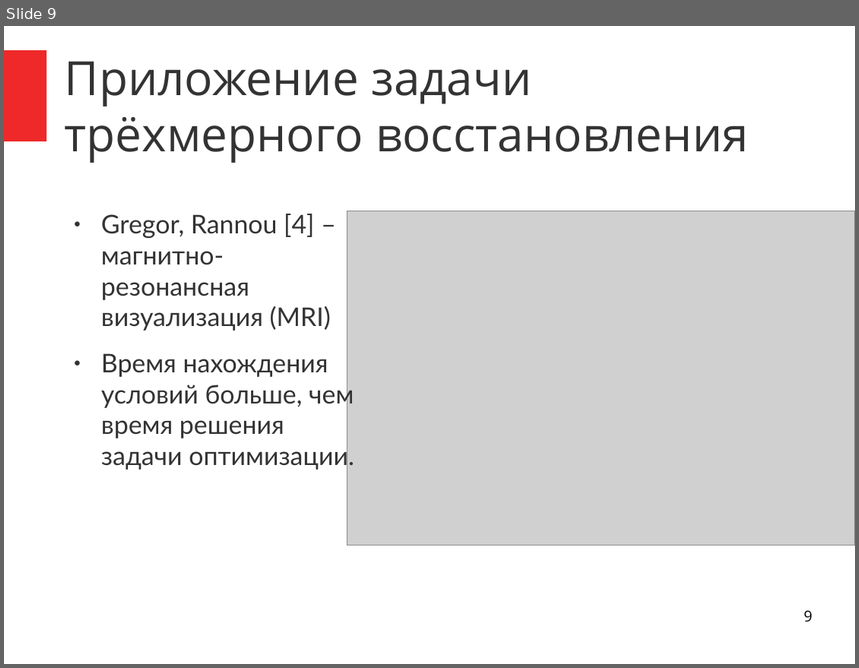
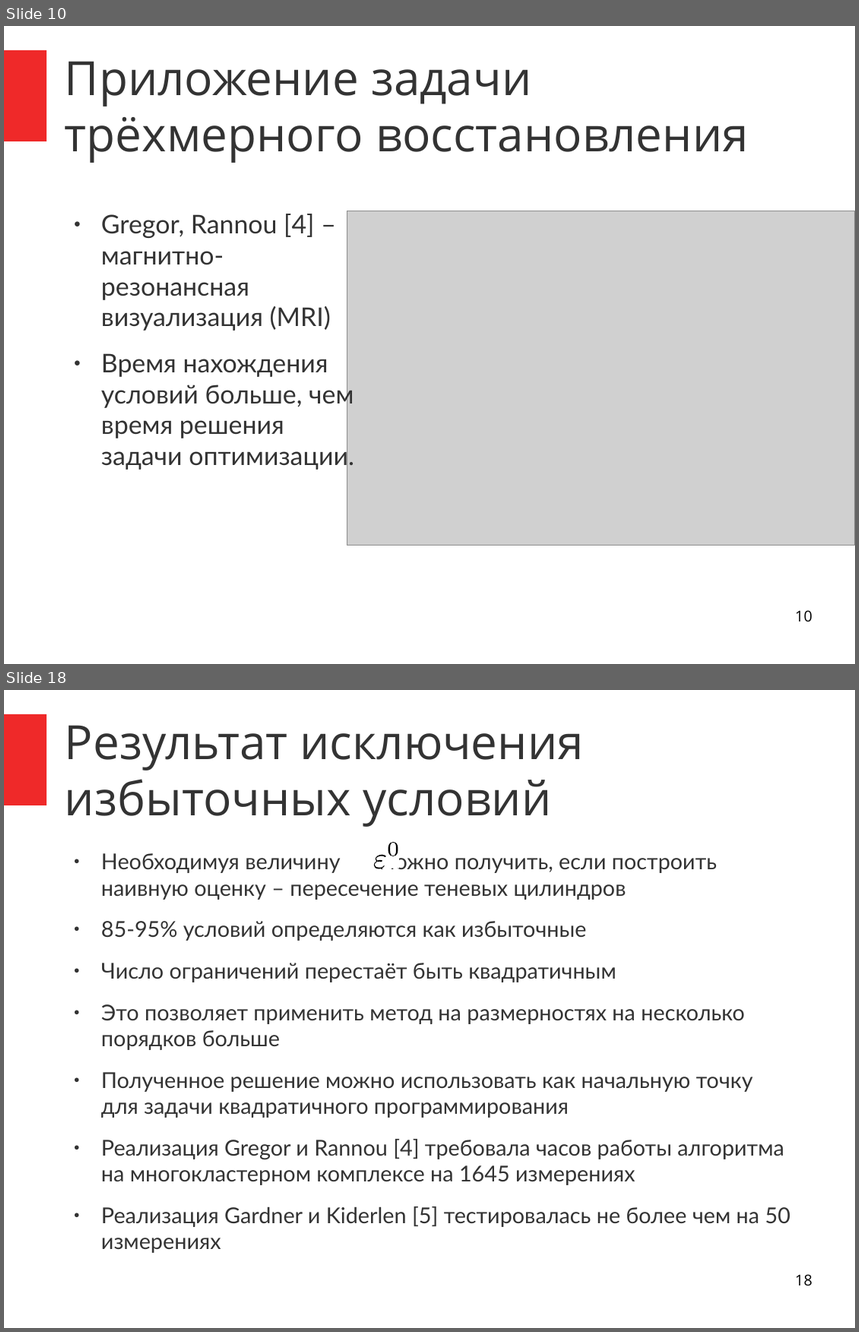
Before and after one commit to ilya-palachev/polyhedra-correction-library, a slide deck: Documentation/i.palachev/Thesis/Presentation-Feb2015/presentation-feb2015.odp. Shown one above the other, each under a label of ours: slide 9 before the commit, slides 10 and 18 after it; the slides between them are not shown. The pictures are 859x668 and 859x1332 pixels, drawn with LibreOffice and Linux fonts; fonts in the diff are those of the drawing; grey boxes stand for pictures. Boxes give left, top, right and bottom in pixels: in the first picture for what was removed or moved away, otherwise in the second. Text is boxed around its words. In the diff, an @@ line names an element or a change of style, - is before the commit and + after.

```diff
--- a/Documentation/i.palachev/Thesis/Presentation-Feb2015/presentation-feb2015.odp
+++ b/Documentation/i.palachev/Thesis/Presentation-Feb2015/presentation-feb2015.odp
@@ slide 18 added at (x1=4, y1=690, x2=855, y2=1328), background #FFFFFF; not listed: 1 template element that a slide beside it also shows @@
@@ title added at (x1=65, y1=725, x2=584, y2=827), 44 pt, text #333333 @@
+Результат исключения избыточных условий
@@ freeform shape added at (x1=373, y1=842, x2=399, y2=869), fill #FFFFFF @@
@@ freeform shape added at (x1=389, y1=842, x2=398, y2=857), fill #000000 @@
@@ text added at (x1=101, y1=850, x2=791, y2=1253), 20.4 pt, text #333333 @@
+● Необходимуя величину можно получить, если построить наивную оценку – пересечение теневых цилиндров
+● 85-95% условий определяются как избыточные
+● Число ограничений перестаёт быть квадратичным
+● Это позволяет применить метод на размерностях на несколько порядков больше
+● Полученное решение можно использовать как начальную точку для задачи квадратичного программирования
+● Реализация Gregor и Rannou [4] требовала часов работы алгоритма на многокластерном комплексе на 1645 измерениях
+● Реализация Gardner и Kiderlen [5] тестировалась не более чем на 50 измерениях
@@ freeform shape added at (x1=374, y1=854, x2=386, y2=869), fill #000000 @@
@@ page number added at (x1=795, y1=1274, x2=813, y2=1287), 14 pt, text #000000 @@
+18
@@ what was slide 9 is now slide 10 @@
@@ page number at (x1=795, y1=610, x2=813, y2=623): text changed @@
-9
+10
```
Also in this commit, not shown: 8 slides changed, 9 other slides added, 1 slide removed.
